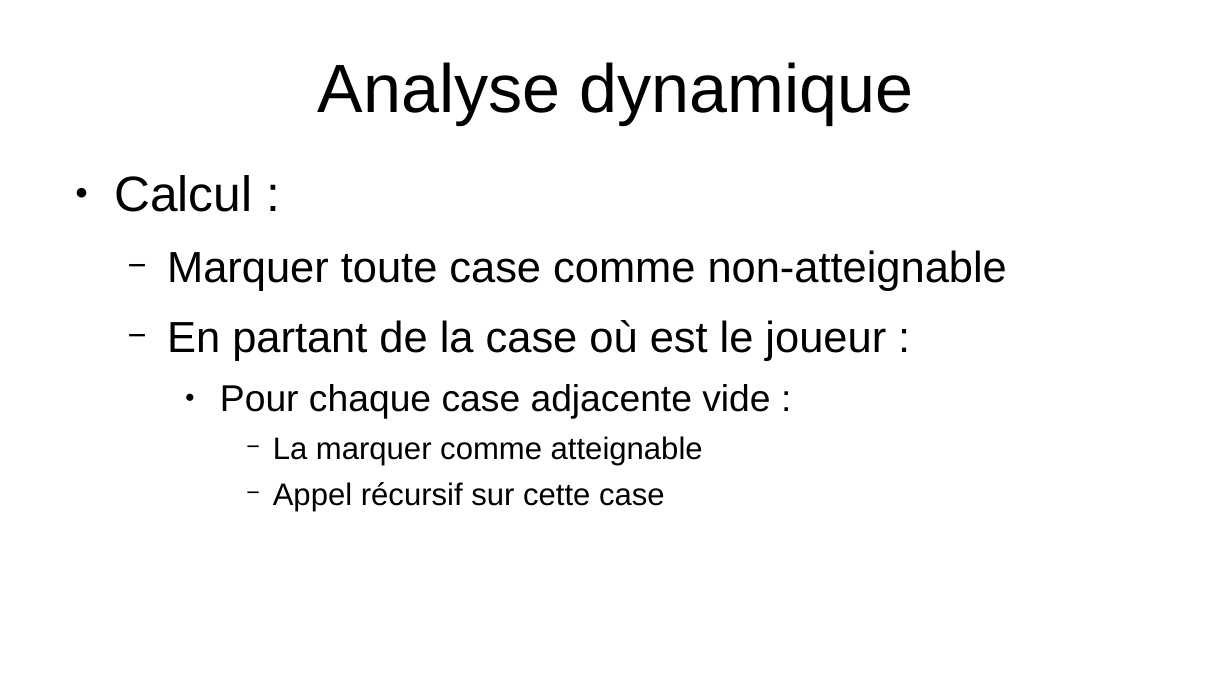
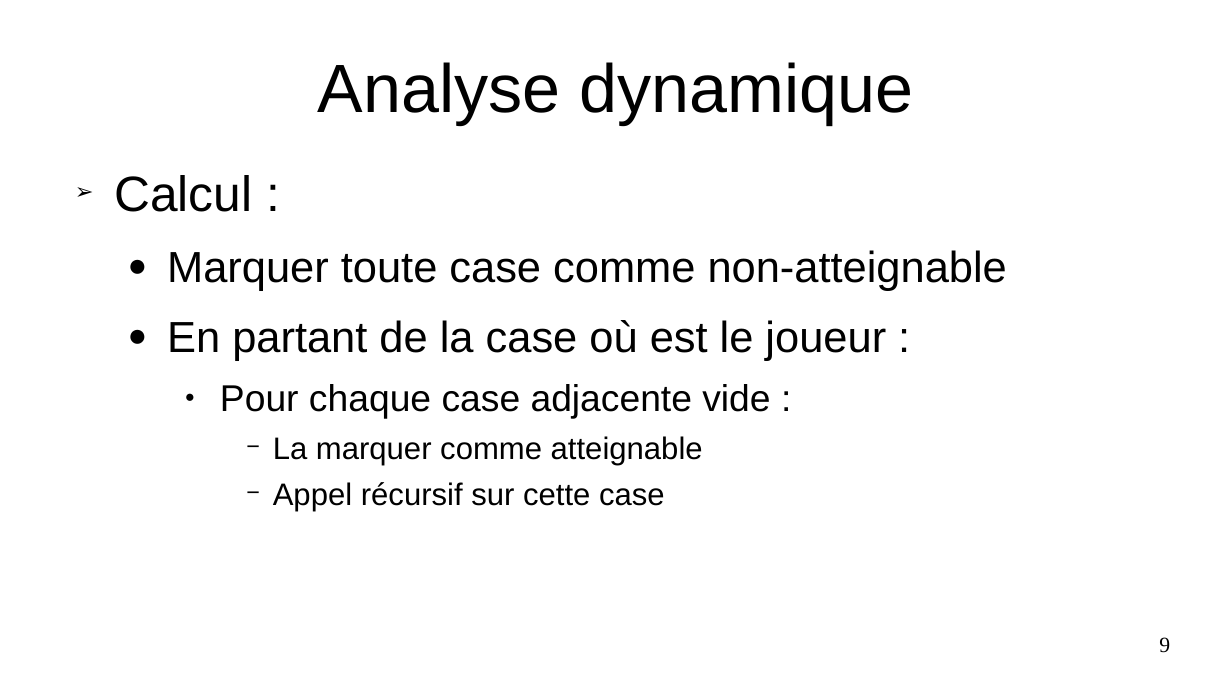
Before and after one commit to PoulpoGaz/sokoshell, a slide deck: slide 9 of documents/presentation.odp (slide 10 before the commit). Drawn at 1232x693 pixels with LibreOffice and Linux fonts; fonts in the diff are those of the drawing. Boxes give left, top, right and bottom in pixels: in the first picture for what was removed or moved away, otherwise in the second. Text is boxed around its words. In the diff, an @@ line names an element or a change of style, - is before the commit and + after.

```diff
--- a/documents/presentation.odp
+++ b/documents/presentation.odp
@@ text at (114, 175, 1007, 361): bullet ● to ➢; bullet − to ● @@
@@ page number added at (1159, 637, 1170, 653), 14 pt, text #000000 @@
+9
```
Also in this commit, not shown: 10 other slides changed, 1 slide removed.
